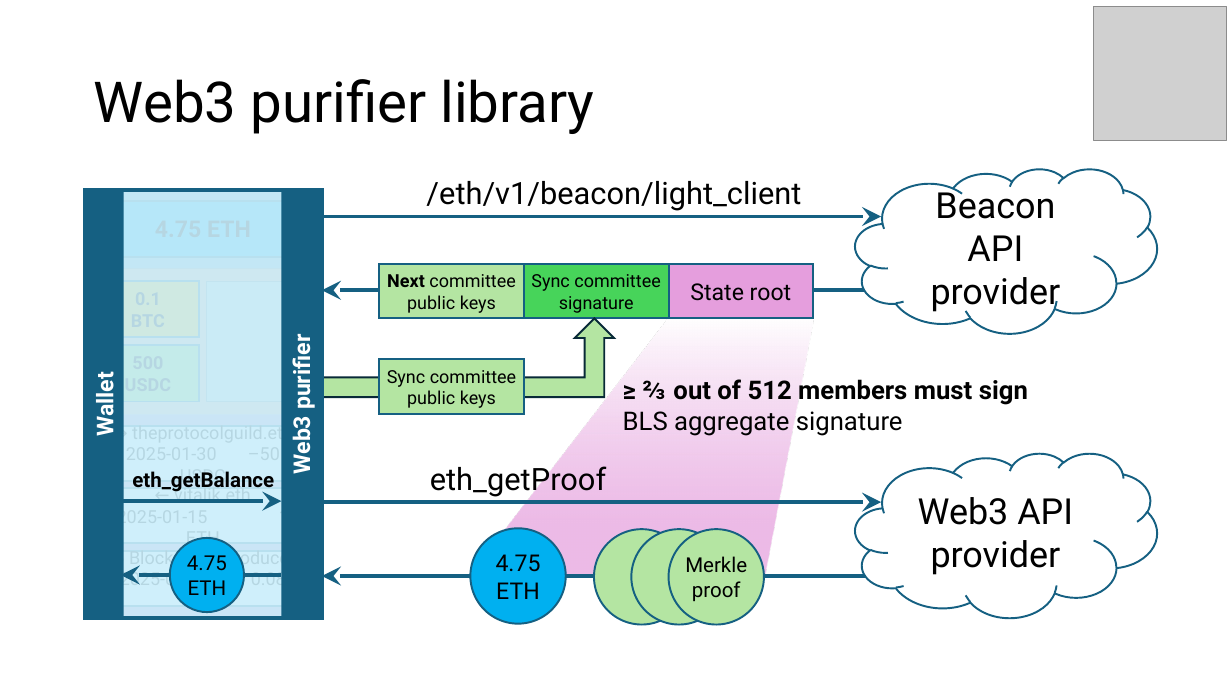
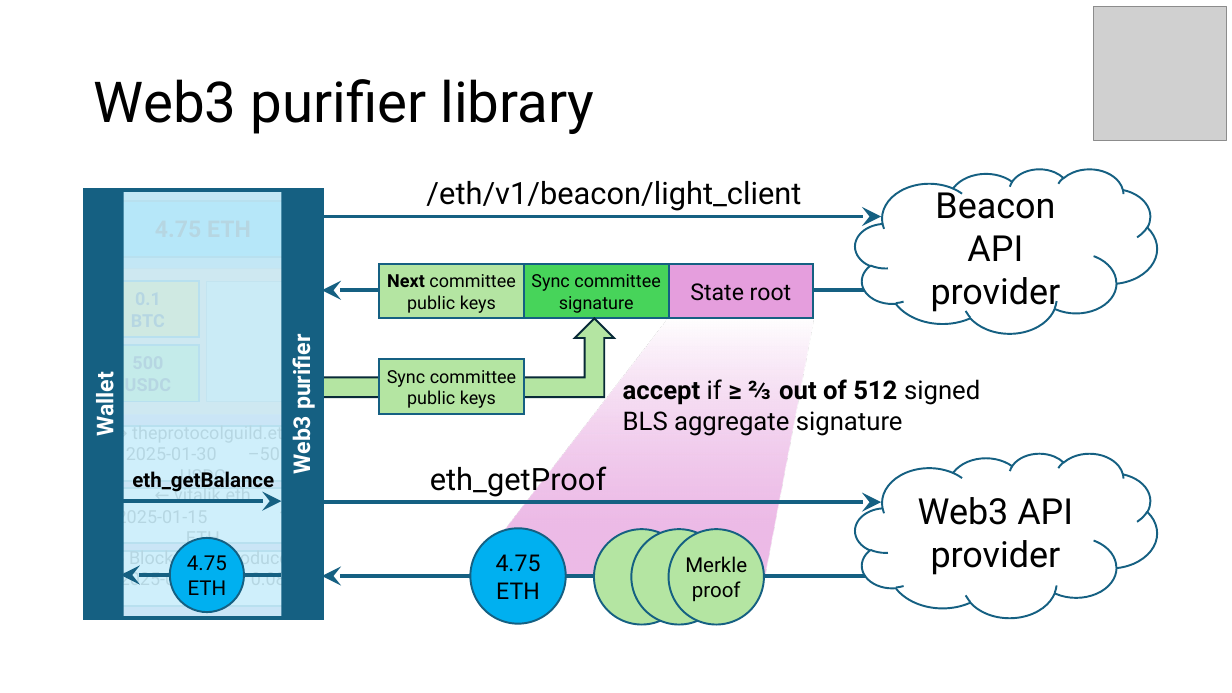
Before and after one commit to etan-status/purified-web3, a slide deck: slide 29 of Slides/2025-EthereumZuri.ch.pptx (slide 30 before the commit). Drawn at 1232x693 pixels with LibreOffice and Linux fonts; fonts in the diff are those of the drawing; grey boxes stand for pictures. Boxes give left, top, right and bottom in pixels: in the first picture for what was removed or moved away, otherwise in the second. Text is boxed around its words. In the diff, an @@ line names an element or a change of style, - is before the commit and + after.

```diff
--- a/Slides/2025-EthereumZuri.ch.pptx
+++ b/Slides/2025-EthereumZuri.ch.pptx
@@ text at <box>623,379,980,436</box>: text changed; bold off @@
-≥ ⅔ out of 512 members must sign
-BLS aggregate signature
+accept if ≥ ⅔ out of 512 signed
+BLS aggregate signature
```
Also in this commit, not shown: 17 other slides changed, 2 slides added, 1 slide removed, 1 other file.
